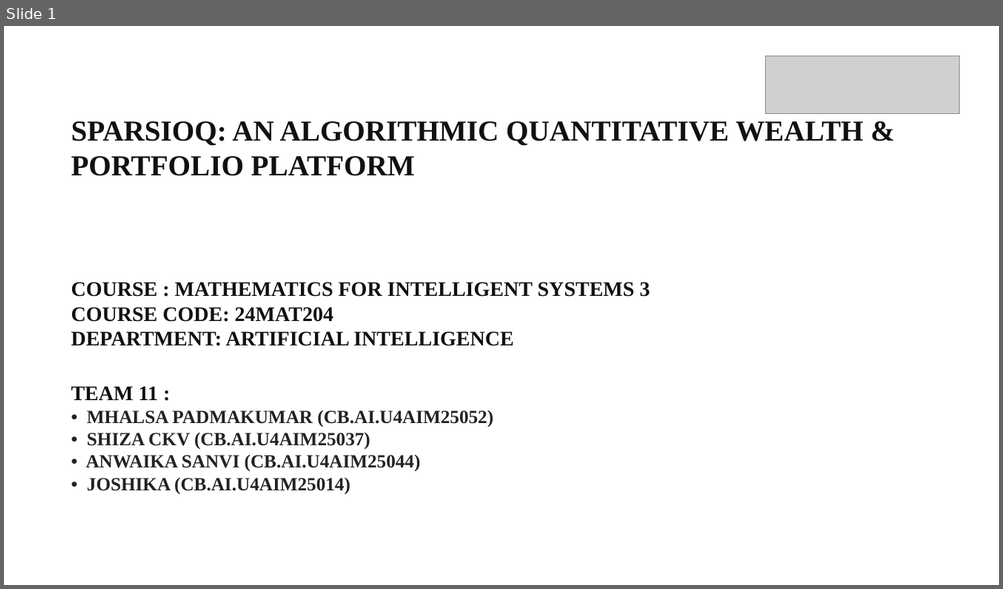
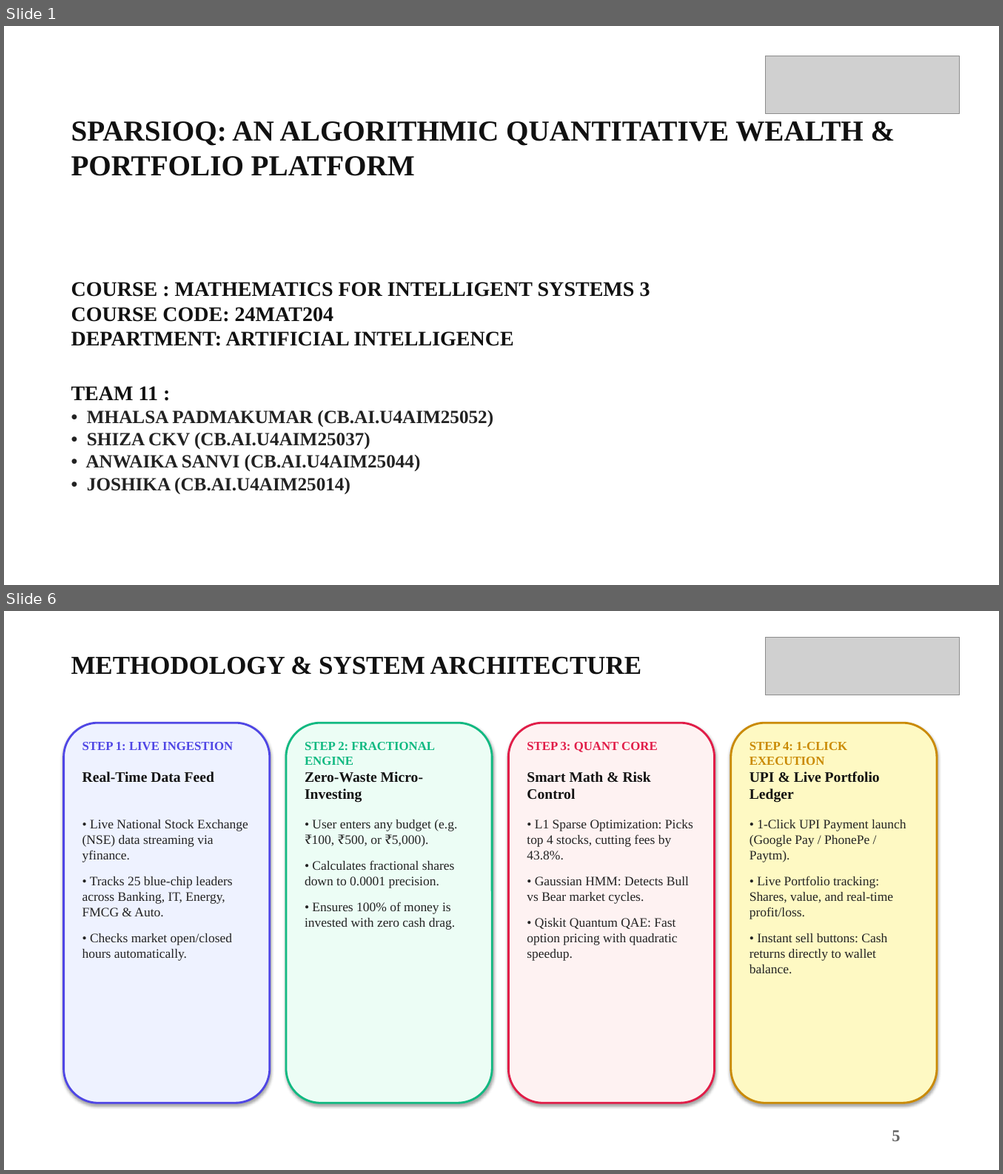
Before and after one commit to mhalsa-aine/SparsioQ-Platform, a slide deck: SparsioQ_Final_Project_Review_Presentation.pptx. Shown one above the other, each under a label of ours: slide 1 before the commit, slides 1 and 6 after it; the slides between them are not shown. The pictures are 1003x589 and 1003x1174 pixels, drawn with LibreOffice and Linux fonts; fonts in the diff are those of the drawing; grey boxes stand for pictures. Boxes give left, top, right and bottom in pixels: in the first picture for what was removed or moved away, otherwise in the second. Text is boxed around its words. In the diff, an @@ line names an element or a change of style, - is before the commit and + after.

```diff
--- a/SparsioQ_Final_Project_Review_Presentation.pptx
+++ b/SparsioQ_Final_Project_Review_Presentation.pptx
@@ slide 6 added at (x1=4, y1=611, x2=999, y2=1170), background #FFFFFF @@
@@ rectangle added at (x1=4, y1=611, x2=999, y2=1170), fill #FFFFFF @@
@@ picture added at (x1=765, y1=637, x2=959, y2=695) @@
@@ text added at (x1=71, y1=657, x2=641, y2=675), 25 pt, text #111111, bold @@
+METHODOLOGY & SYSTEM ARCHITECTURE
@@ rounded rectangle added at (x1=64, y1=723, x2=270, y2=1103), fill #EEF2FF, outline #4F46E5 2 pt @@
@@ text added at (x1=82, y1=742, x2=233, y2=751), 12 pt, text #4F46E5, bold @@
+STEP 1: LIVE INGESTION
@@ rounded rectangle added at (x1=286, y1=723, x2=492, y2=1103), fill #ECFDF5, outline #10B981 2 pt @@
@@ text added at (x1=304, y1=742, x2=435, y2=765), 12 pt, text #10B981, bold @@
+STEP 2: FRACTIONAL ENGINE
@@ rounded rectangle added at (x1=509, y1=723, x2=714, y2=1103), fill #FEF2F2, outline #E11D48 2 pt @@
@@ text added at (x1=526, y1=742, x2=657, y2=752), 12 pt, text #E11D48, bold @@
+STEP 3: QUANT CORE
@@ rounded rectangle added at (x1=731, y1=723, x2=936, y2=1103), fill #FEF9C3, outline #CA8A04 2 pt @@
@@ text added at (x1=749, y1=742, x2=847, y2=765), 12 pt, text #CA8A04, bold @@
+STEP 4: 1-CLICK EXECUTION
@@ text added at (x1=82, y1=772, x2=214, y2=783), 14 pt, text #111111, bold @@
+Real-Time Data Feed
@@ text added at (x1=304, y1=772, x2=423, y2=803), 14 pt, text #111111, bold @@
+Zero-Waste Micro-Investing
@@ text added at (x1=526, y1=772, x2=651, y2=800), 14 pt, text #111111, bold @@
+Smart Math & Risk Control
@@ text added at (x1=749, y1=772, x2=879, y2=803), 14 pt, text #111111, bold @@
+UPI & Live Portfolio Ledger
@@ text added at (x1=82, y1=820, x2=248, y2=961), 12.5 pt, text #222222 @@
+• Live National Stock Exchange (NSE) data streaming via yfinance.
+• Tracks 25 blue-chip leaders across Banking, IT, Energy, FMCG & Auto.
+• Checks market open/closed hours automatically.
@@ text added at (x1=304, y1=820, x2=457, y2=930), 12.5 pt, text #222222 @@
+• User enters any budget (e.g. ₹100, ₹500, or ₹5,000).
+• Calculates fractional shares down to 0.0001 precision.
+• Ensures 100% of money is invested with zero cash drag.
@@ text added at (x1=526, y1=820, x2=693, y2=961), 12.5 pt, text #222222 @@
+• L1 Sparse Optimization: Picks top 4 stocks, cutting fees by 43.8%.
+• Gaussian HMM: Detects Bull vs Bear market cycles.
+• Qiskit Quantum QAE: Fast option pricing with quadratic speedup.
@@ text added at (x1=749, y1=820, x2=906, y2=974), 12.5 pt, text #222222 @@
+• 1-Click UPI Payment launch (Google Pay / PhonePe / Paytm).
+• Live Portfolio tracking: Shares, value, and real-time profit/loss.
+• Instant sell buttons: Cash returns directly to wallet balance.
@@ text added at (x1=891, y1=1130, x2=899, y2=1142), 16 pt, text #646464, bold @@
+5
```
Also in this commit, not shown: 9 slides changed, 1 other slide added, 3 slides removed.
